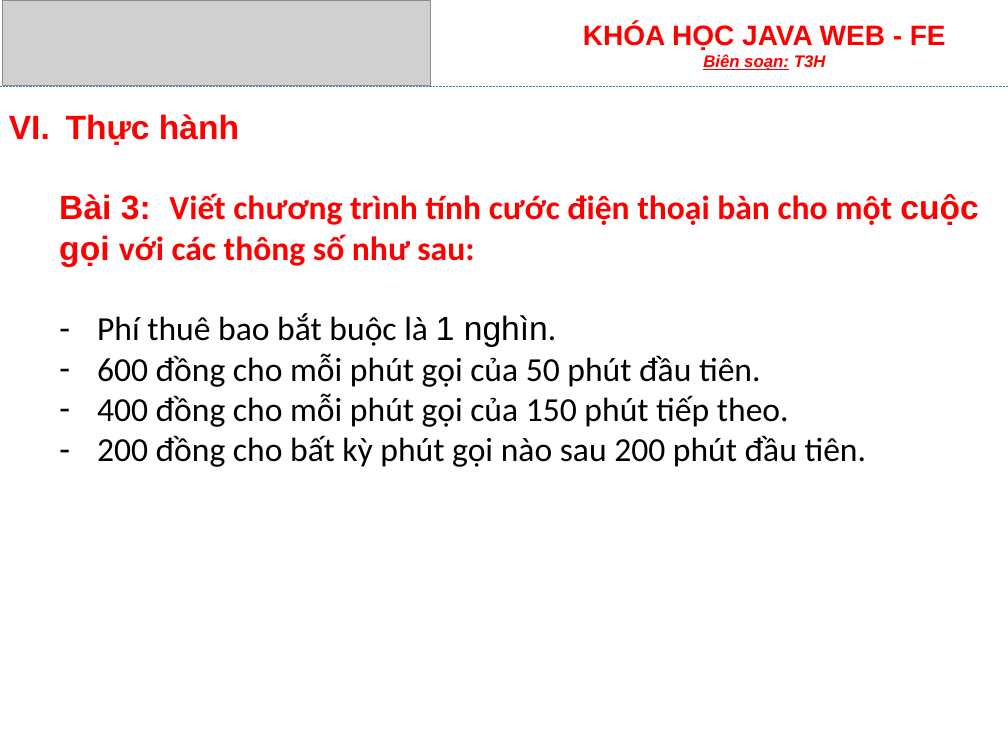
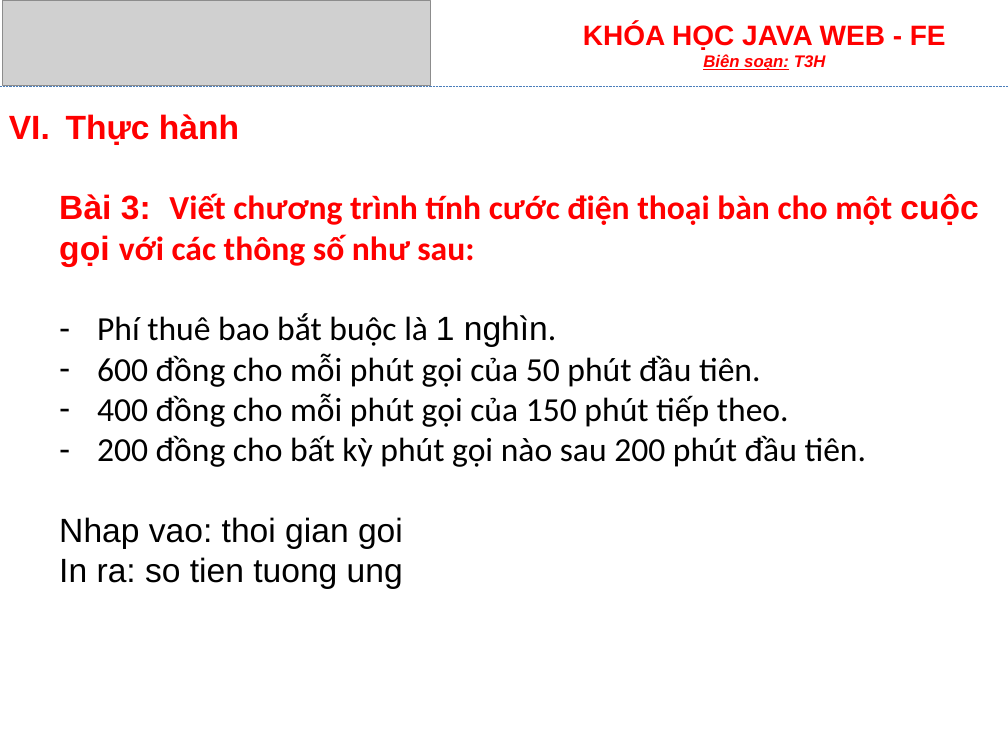
Before and after one commit to Locdote/hocfe, a slide deck: slide 25 of tai-lieu/hocfe-buoi6-javascript1/Bai7-LamQuenVoiJavascript.pptx. Drawn at 1008x756 pixels with LibreOffice and Linux fonts; fonts in the diff are those of the drawing; grey boxes stand for pictures. Boxes give left, top, right and bottom in pixels: in the first picture for what was removed or moved away, otherwise in the second. Text is boxed around its words. In the diff, an @@ line names an element or a change of style, - is before the commit and + after.

```diff
--- a/tai-lieu/hocfe-buoi6-javascript1/Bai7-LamQuenVoiJavascript.pptx
+++ b/tai-lieu/hocfe-buoi6-javascript1/Bai7-LamQuenVoiJavascript.pptx
@@ text at box(59, 517, 403, 589): paragraphs added @@
+  Nhap vao: thoi gian goi
+  In ra: so tien tuong ung
```
Also in this commit, not shown: 1 other slide changed, 1 other file.
